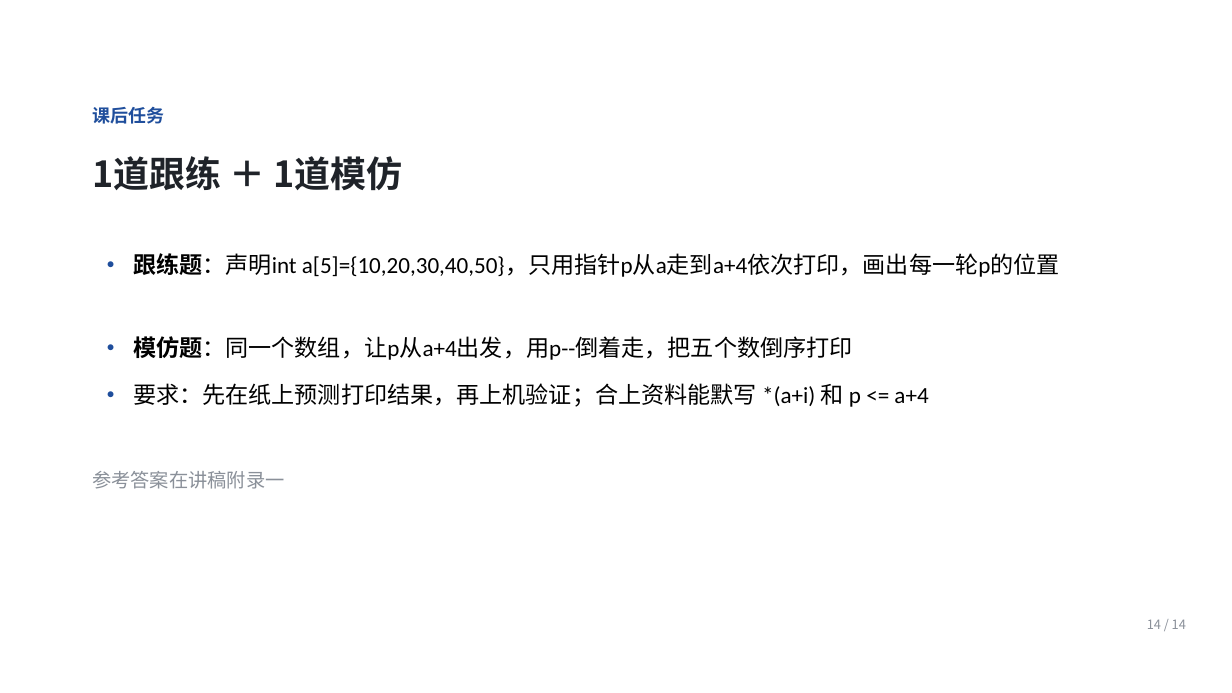
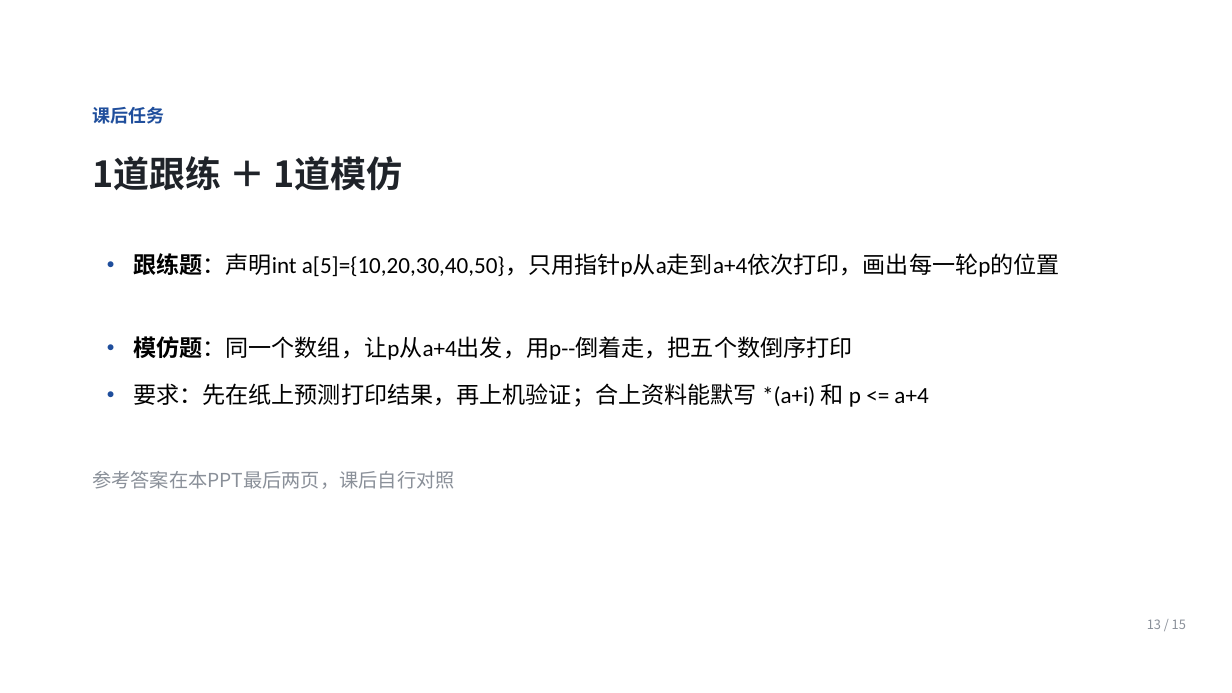
Before and after one commit to Ctrl1CandV/SpecialtyCourses, a slide deck: slide 13 of 课件/C1/C1-B-02/C1-B-02.pptx (slide 14 before the commit). Drawn at 1232x693 pixels with LibreOffice and Linux fonts; fonts in the diff are those of the drawing; background and template pictures are left out. Boxes give left, top, right and bottom in pixels: in the first picture for what was removed or moved away, otherwise in the second. Text is boxed around its words. In the diff, an @@ line names an element or a change of style, - is before the commit and + after.

Commit message:
09.01 PPT最后增加课后题的参考答案

```diff
--- a/课件/C1/C1-B-02/C1-B-02.pptx
+++ b/课件/C1/C1-B-02/C1-B-02.pptx
@@ text at (x1=92, y1=471, x2=455, y2=489): text changed @@
-参考答案在讲稿附录一
+参考答案在本PPT最后两页，课后自行对照
@@ text at (x1=1147, y1=619, x2=1186, y2=629): text changed @@
-14 / 14
+13 / 15
```
Also in this commit, not shown: 12 other slides changed, 2 slides added, 1 slide removed, 23 other files.
